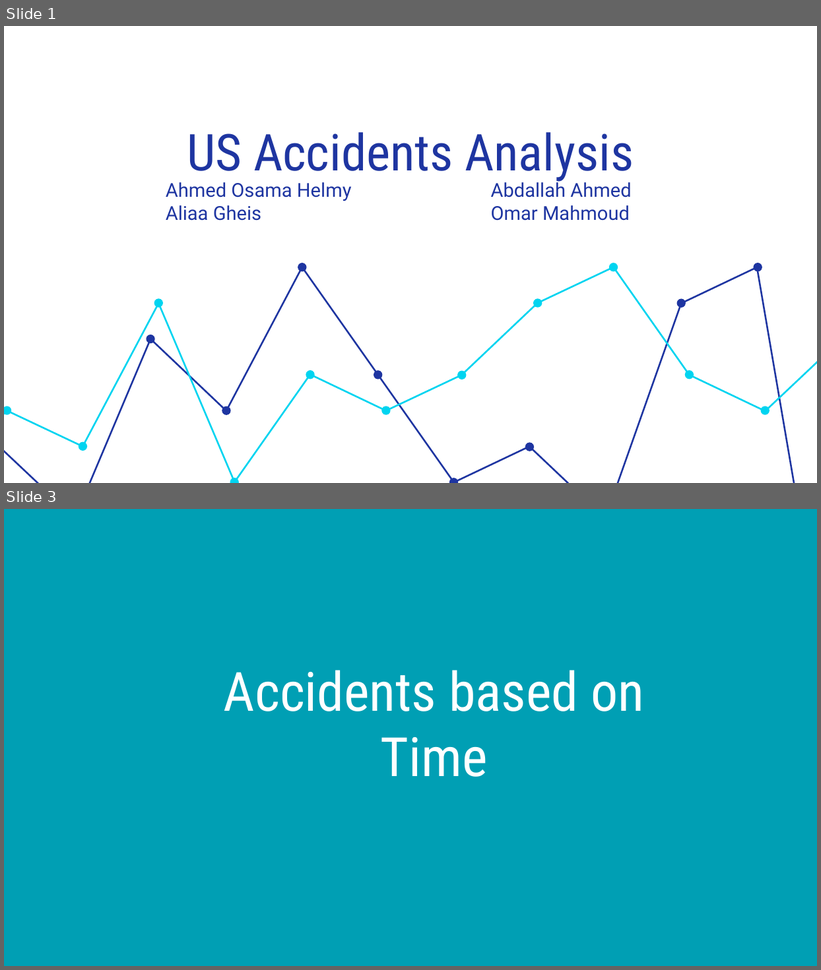
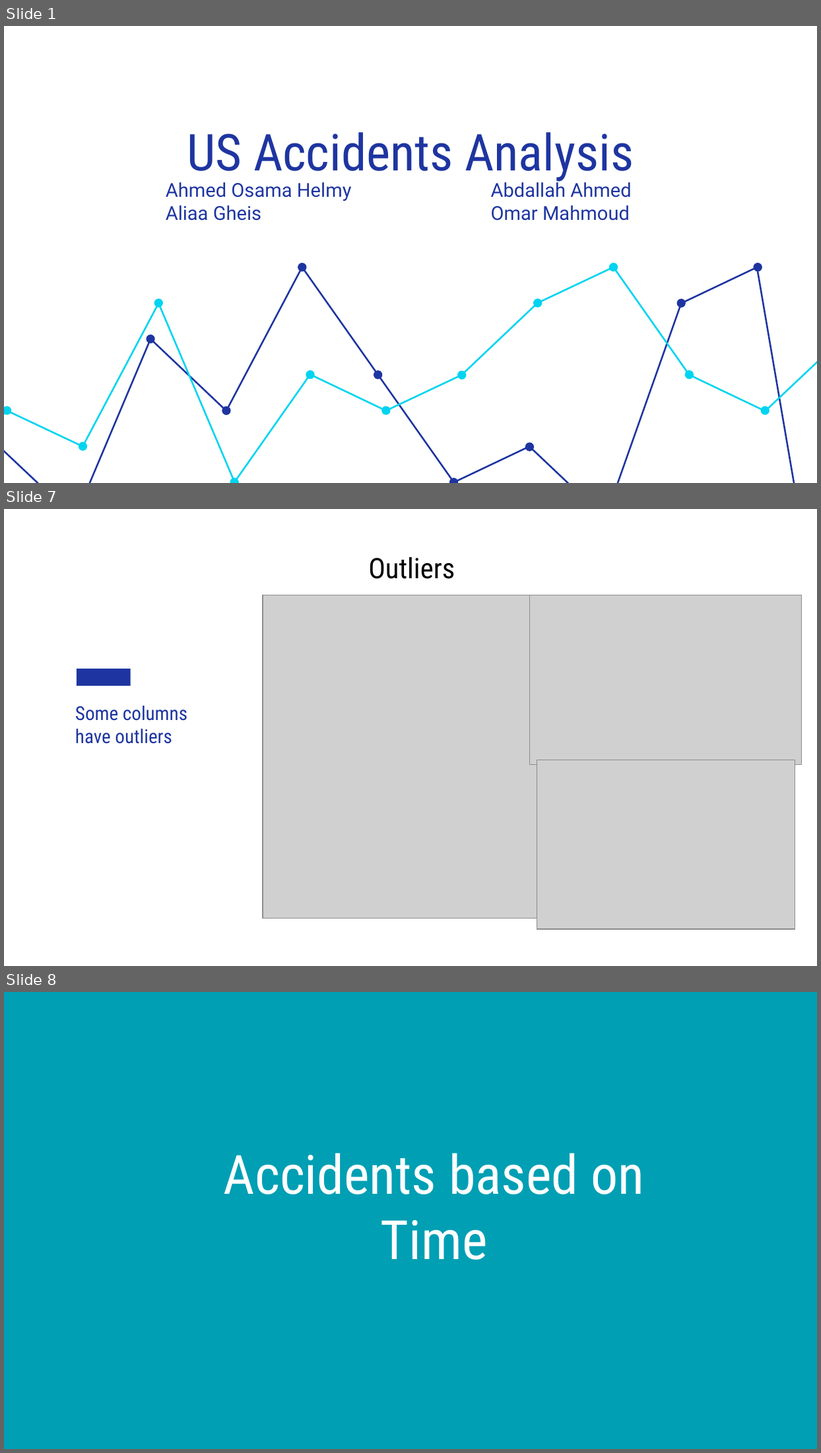
Before and after one commit to Person-Ad/US-Accidents-Big-Data-Analytics-Spark, a slide deck: docs/Team 10 Presentation.pptx. Shown one above the other, each under a label of ours: slides 1 and 3 before the commit, slides 1, 7 and 8 after it; the slides between them are not shown. The pictures are 821x970 and 821x1453 pixels, drawn with LibreOffice and Linux fonts; fonts in the diff are those of the drawing; grey boxes stand for pictures. Boxes give left, top, right and bottom in pixels: in the first picture for what was removed or moved away, otherwise in the second. Text is boxed around its words. In the diff, an @@ line names an element or a change of style, - is before the commit and + after.

```diff
--- a/docs/Team 10 Presentation.pptx
+++ b/docs/Team 10 Presentation.pptx
@@ slide 7 added at (x1=4, y1=509, x2=817, y2=966), background #FFFFFF @@
@@ title added at (x1=368, y1=557, x2=455, y2=579), 25 pt, text #000000 @@
+Outliers
@@ picture added at (x1=263, y1=595, x2=540, y2=918) @@
@@ picture added at (x1=530, y1=595, x2=803, y2=764) @@
@@ rectangle added at (x1=77, y1=669, x2=130, y2=687), fill #1E35A1 @@
@@ text added at (x1=75, y1=706, x2=187, y2=744), 17 pt, text #1E35A1 @@
+Some columns have outliers
@@ picture added at (x1=537, y1=760, x2=795, y2=929) @@
@@ what was slide 3 is now slide 8 @@
```
Also in this commit, not shown: 1 slide changed, 19 other slides added, 16 slides removed, 4 other files.
